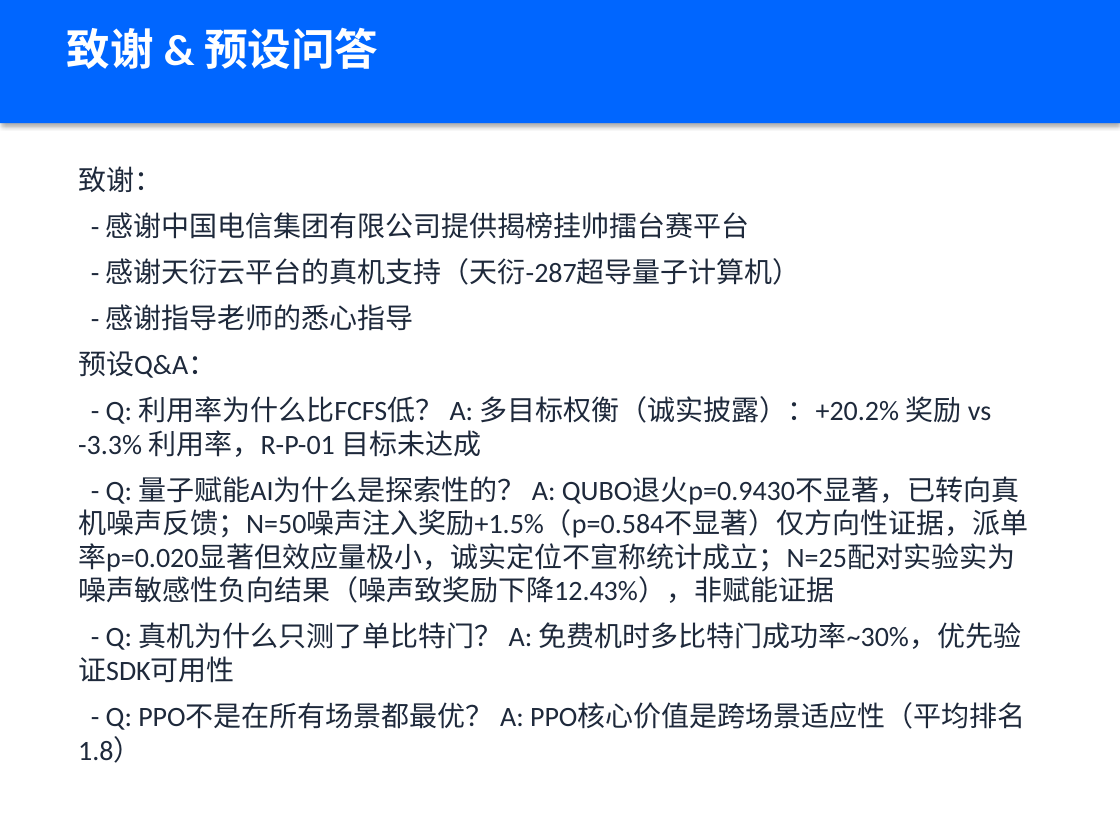
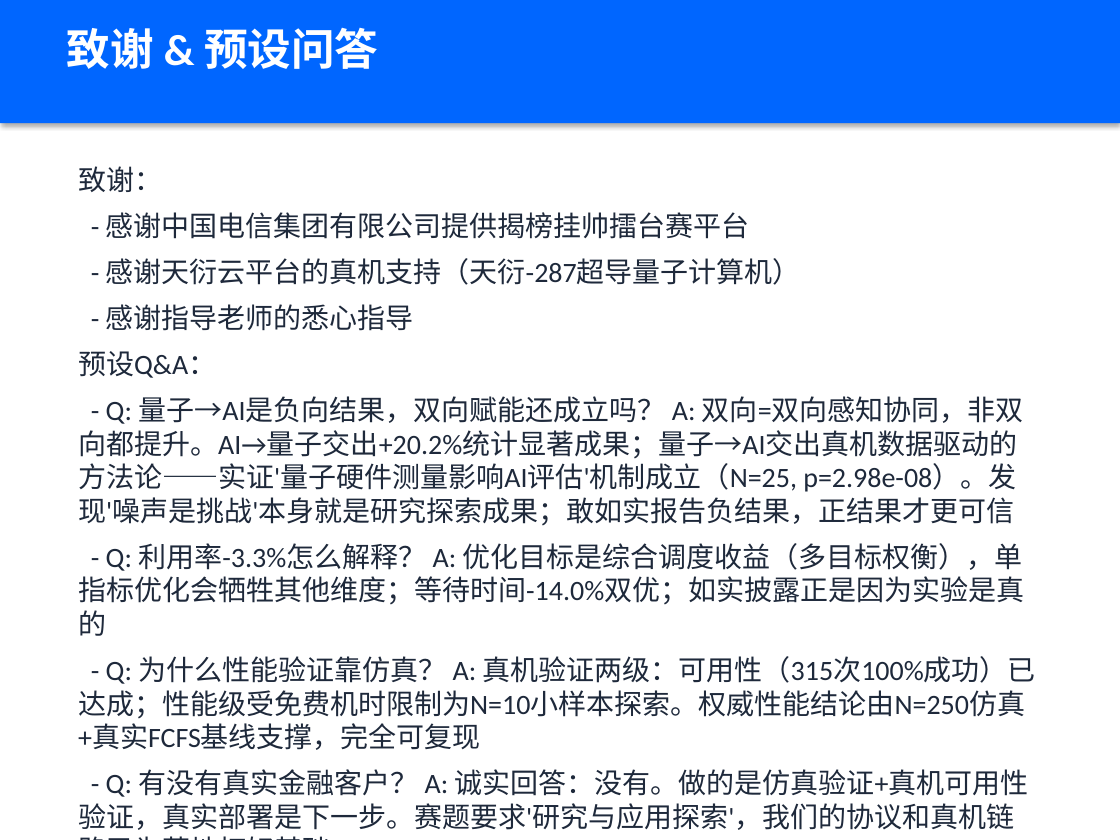
Before and after one commit to xiabai2008/quantum-rl-scheduler, a slide deck: slide 18 of deliverable_models/答辩PPT.pptx. Drawn at 1120x840 pixels with LibreOffice and Linux fonts; fonts in the diff are those of the drawing. Boxes give left, top, right and bottom in pixels: in the first picture for what was removed or moved away, otherwise in the second. Text is boxed around its words. In the diff, an @@ line names an element or a change of style, - is before the commit and + after.

Commit message:
docs: 答辩PPT按新叙事重构 - 双向赋能标题/感知闭环/金融场景/可信度主张
基于 defense_narrative_v1 + industry_case_finance_v1 重写PPT内容:
- P1封面: '量子+AI双向赋能'+金句'AI让量子算力被用好,量子让AI更懂真实世界'
- P2问题定义: 从'利用噪声优化鲁棒性'改为'赛题双向赋能闭环'
- P3方案: '双向感知闭环'框架
- P4: QEM标注'动作位预留'(与实现一致)
- P5: 补统计协议(双检验/28组Bonferroni/CI/功效)
- P8: 噪声敏感性评估(负向机制叙事, N=25配对p=2.98e-08)
- P15: 工程化与可信度(3720/3741+数字门禁+统计协议)
- P16: 替换价值量化为金融行业场景(量子金融风险计算)
- P18: 补双向赋能/利用率/真机验证/真实客户4问答
- 清理: 10,950/375,950/3717/突发洪峰/鲁棒性残留全清

```diff
--- a/deliverable_models/答辩PPT.pptx
+++ b/deliverable_models/答辩PPT.pptx
@@ text at box(78, 396, 1036, 830): text changed @@
-- Q: 利用率为什么比FCFS低？ A: 多目标权衡（诚实披露）：+20.2% 奖励 vs -3.3% 利用率，R-P-01 目标未达成
-- Q: 量子赋能AI为什么是探索性的？ A: QUBO退火p=0.9430不显著，已转向真机噪声反馈；N=50噪声注入奖励+1.5%（p=0.584不显著）仅方向性证据，派单率p=0.020显著但效应量极小，诚实定位不宣称统计成立；N=25配对实验实为噪声敏感性负向结果（噪声致奖励下降12.43%），非赋能证据
-- Q: 真机为什么只测了单比特门？ A: 免费机时多比特门成功率~30%，优先验证SDK可用性
-- Q: PPO不是在所有场景都最优？ A: PPO核心价值是跨场景适应性（平均排名1.8）
+- Q: 量子→AI是负向结果，双向赋能还成立吗？ A: 双向=双向感知协同，非双向都提升。AI→量子交出+20.2%统计显著成果；量子→AI交出真机数据驱动的方法论——实证'量子硬件测量影响AI评估'机制成立（N=25, p=2.98e-08）。发现'噪声是挑战'本身就是研究探索成果；敢如实报告负结果，正结果才更可信
+- Q: 利用率-3.3%怎么解释？ A: 优化目标是综合调度收益（多目标权衡），单指标优化会牺牲其他维度；等待时间-14.0%双优；如实披露正是因为实验是真的
+- Q: 为什么性能验证靠仿真？ A: 真机验证两级：可用性（315次100%成功）已达成；性能级受免费机时限制为N=10小样本探索。权威性能结论由N=250仿真+真实FCFS基线支撑，完全可复现
+- Q: 有没有真实金融客户？ A: 诚实回答：没有。做的是仿真验证+真机可用性验证，真实部署是下一步。赛题要求'研究与应用探索'，我们的协议和真机链路已为落地打好基础
```
Also in this commit, not shown: 8 other slides changed, 1 slide added, 1 slide removed, 1 other file.
